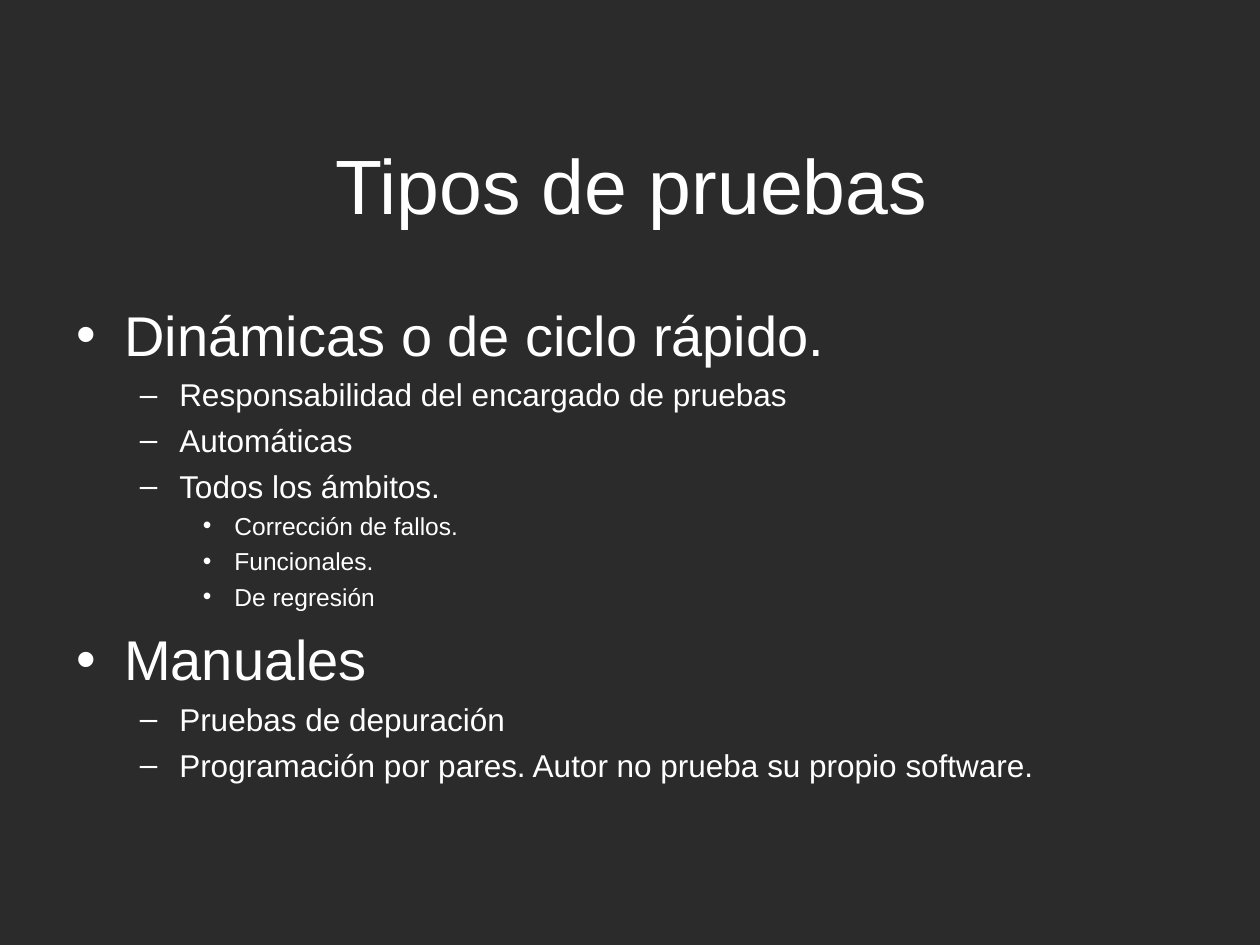
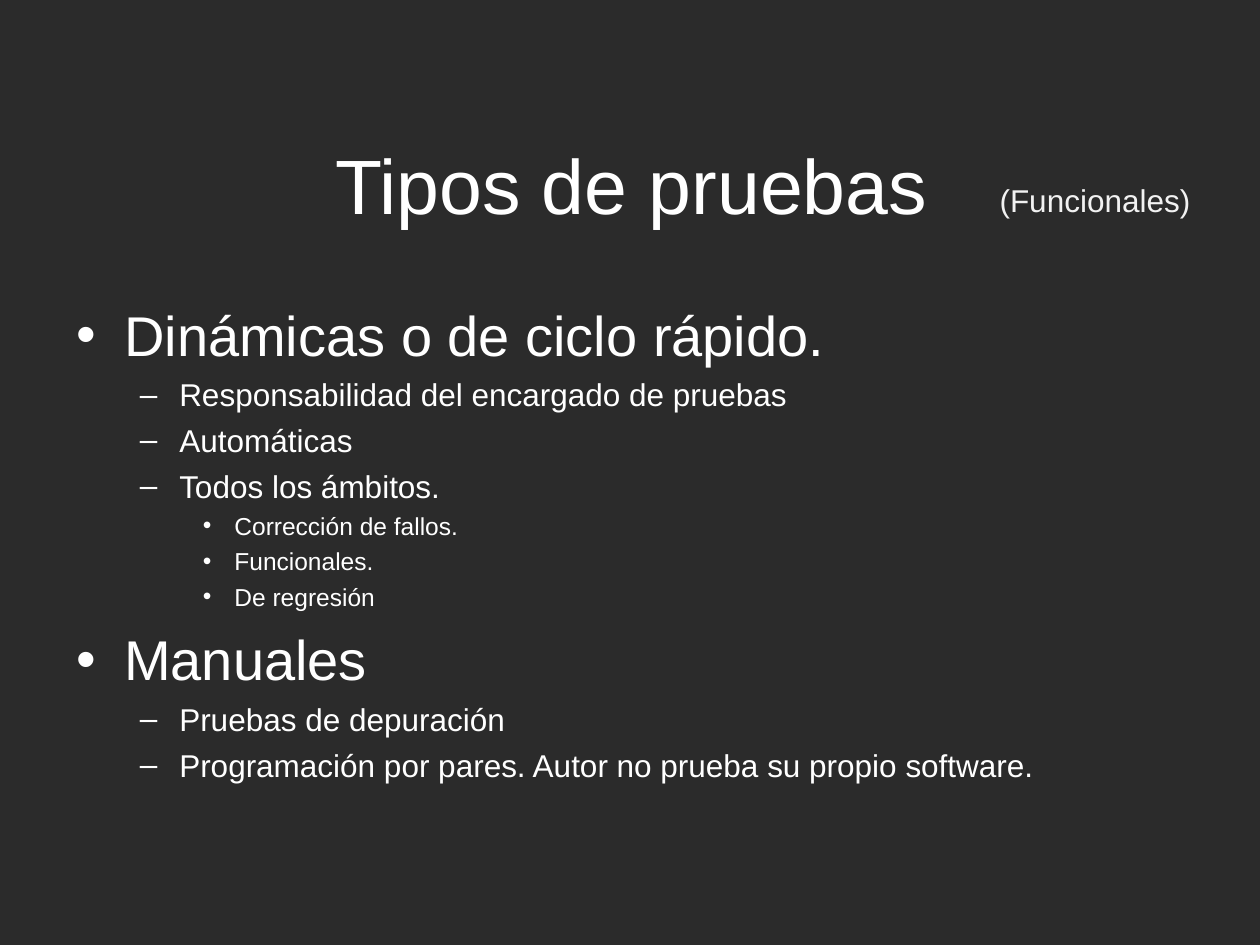
Before and after one commit to Joncy/PJCUBE, a slide deck: slide 13 of Plan de proyecto/Presentación plan de proyecto y pruebas.ppt. Drawn at 1260x945 pixels with LibreOffice and Linux fonts; fonts in the diff are those of the drawing; background and template pictures are left out; a plain dark background stands for a picture behind light text. Boxes give left, top, right and bottom in pixels: in the first picture for what was removed or moved away, otherwise in the second. Text is boxed around its words. In the diff, an @@ line names an element or a change of style, - is before the commit and + after.

```diff
--- a/Plan de proyecto/Presentación plan de proyecto y pruebas.ppt
+++ b/Plan de proyecto/Presentación plan de proyecto y pruebas.ppt
@@ text added at [1000, 189, 1191, 218], 18 pt, text #F2F2F2 @@
+(Funcionales)
```
Also in this commit, not shown: 1 other slide changed.
